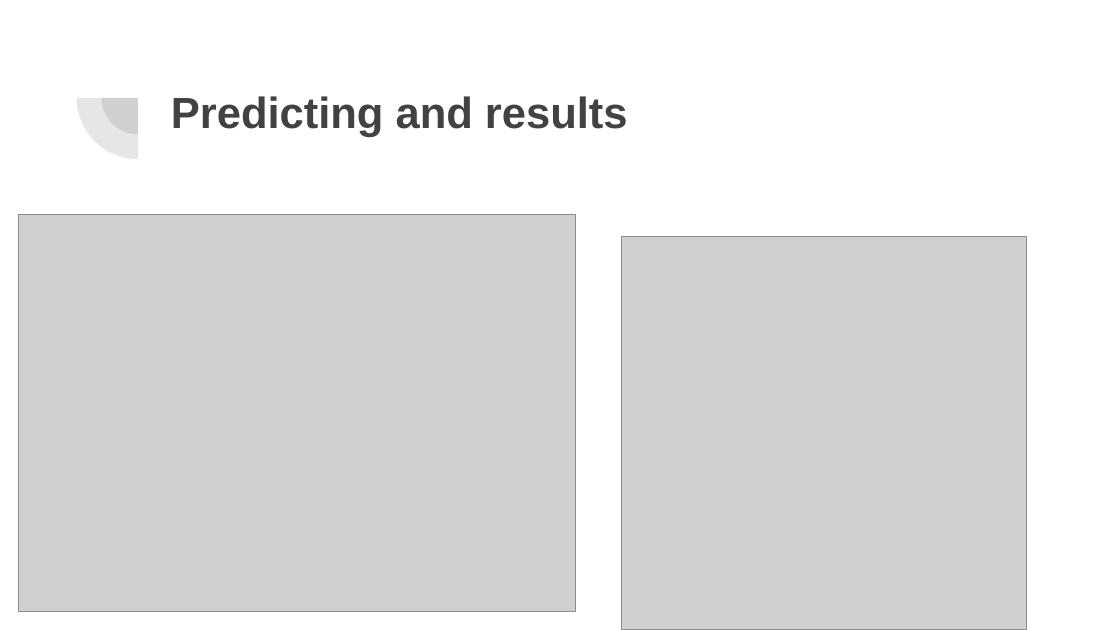
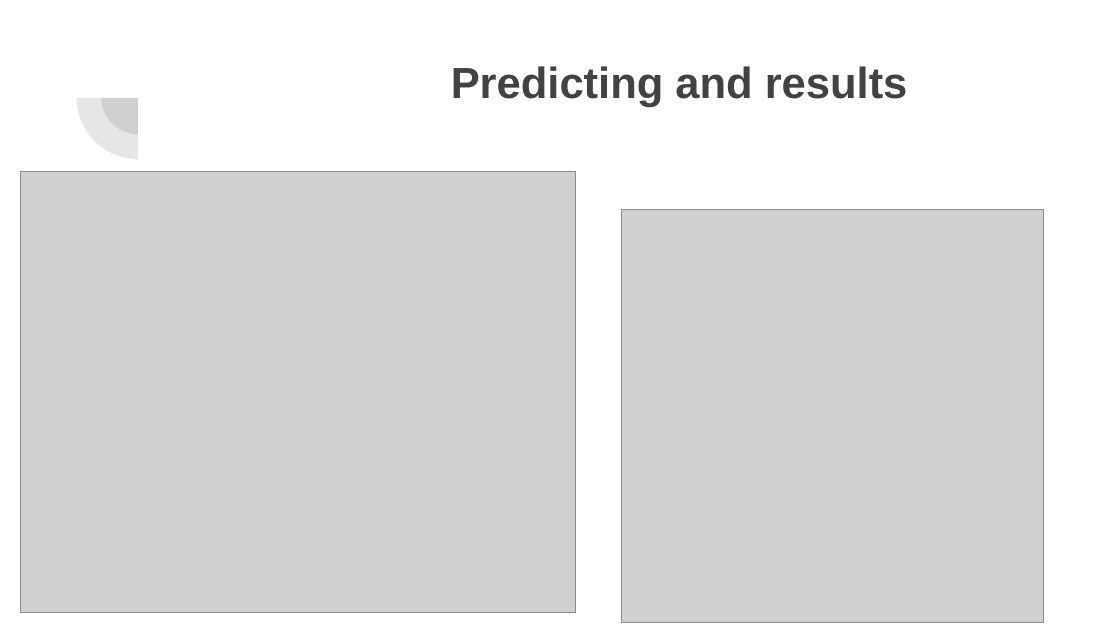
Before and after one commit to shpatgashi/machine_learning_experiments, a slide deck: slide 46 of Machine Learning.pptx (slide 48 before the commit). Drawn at 1120x630 pixels with LibreOffice and Linux fonts; fonts in the diff are those of the drawing; grey boxes stand for pictures. Boxes give left, top, right and bottom in pixels: in the first picture for what was removed or moved away, otherwise in the second. Text is boxed around its words. In the diff, an @@ line names an element or a change of style, - is before the commit and + after.

```diff
--- a/Machine Learning.pptx
+++ b/Machine Learning.pptx
@@ title "Predicting and results": place and size @@
-title "Predicting and results" at [171,96,628,137]
+title "Predicting and results" at [451,66,908,107]
@@ picture: place and size @@
-picture at [19,214,576,610]
+picture at [20,171,576,613]
@@ picture: place and size @@
-picture at [622,237,1027,630]
+picture at [622,209,1044,623]
```
Also in this commit, not shown: 12 other slides changed, 20 slides added, 15 slides removed.
